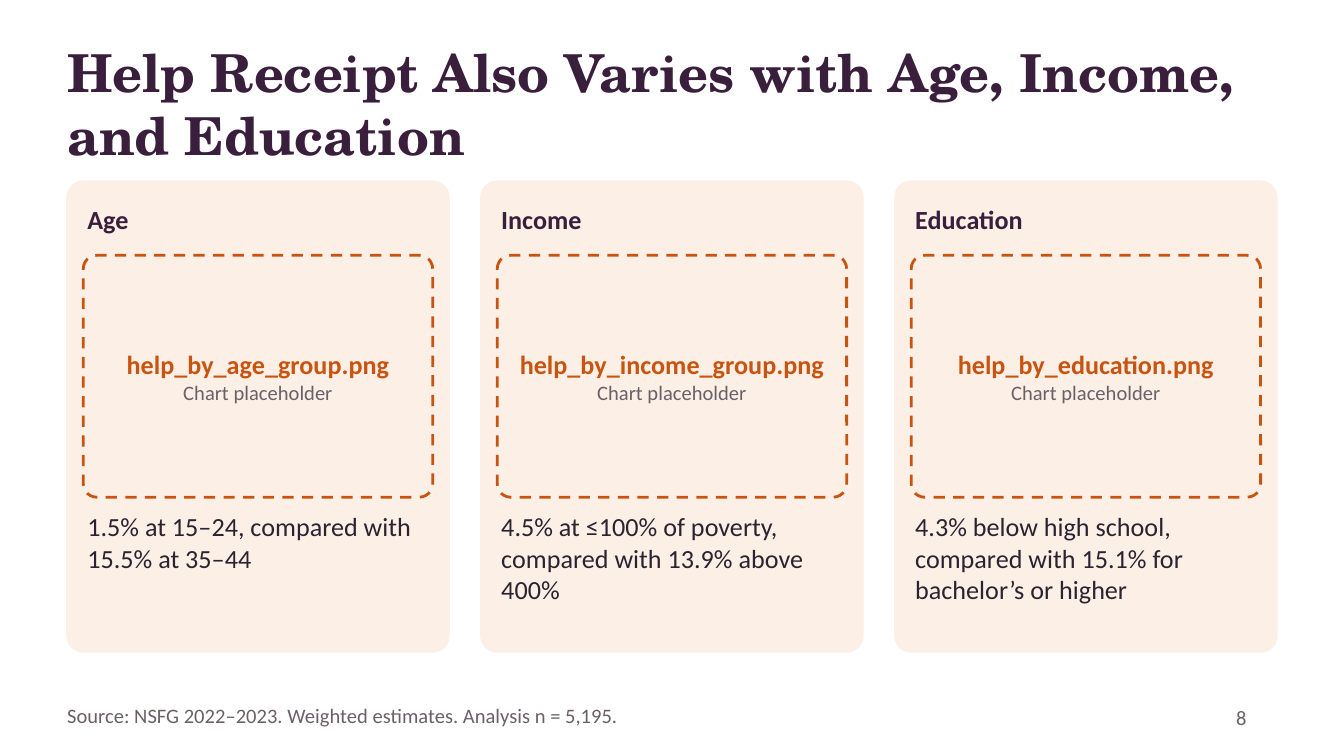
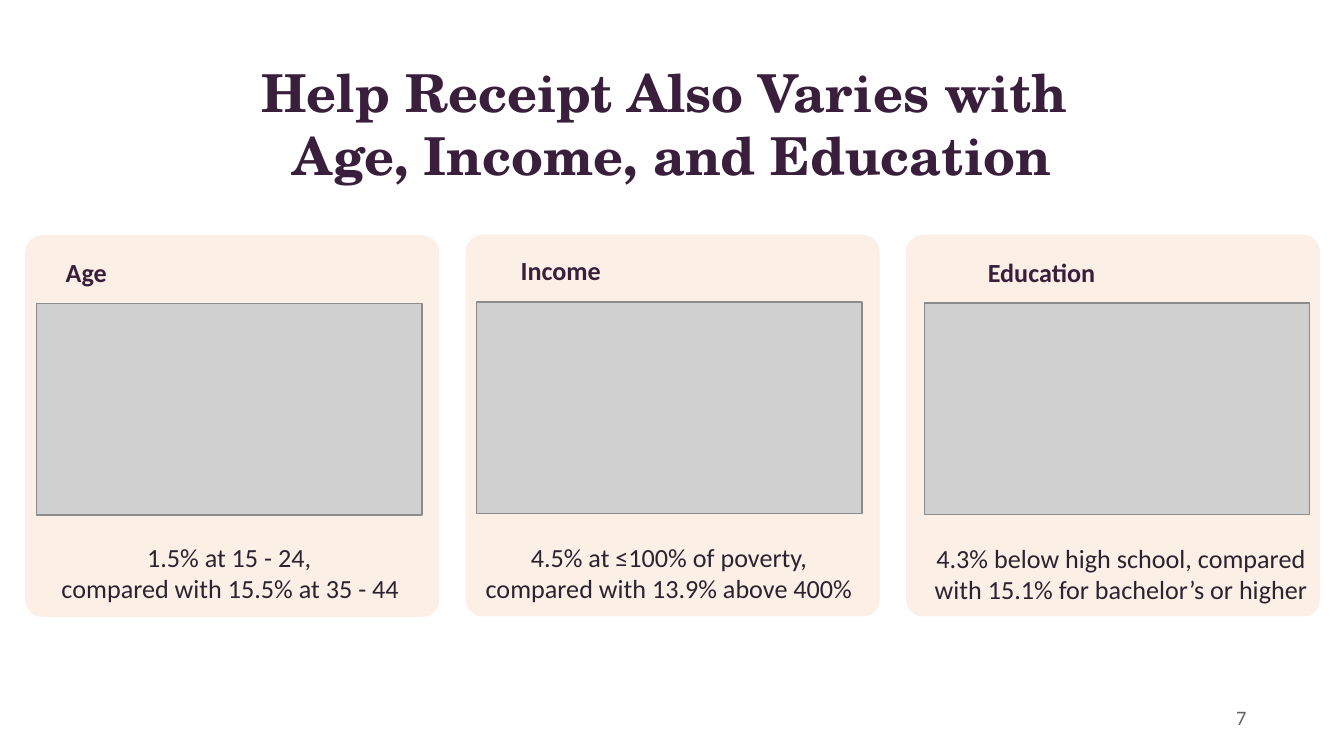
Before and after one commit to gracienl/reproductive-health-analysis, a slide deck: slide 7 of presentation/insurance fertility.pptx (slide 8 before the commit). Drawn at 1344x756 pixels with LibreOffice and Linux fonts; fonts in the diff are those of the drawing; grey boxes stand for pictures. Boxes give left, top, right and bottom in pixels: in the first picture for what was removed or moved away, otherwise in the second. Text is boxed around its words. In the diff, an @@ line names an element or a change of style, - is before the commit and + after.

```diff
--- a/presentation/insurance fertility.pptx
+++ b/presentation/insurance fertility.pptx
@@ title "Help Receipt Also Varies with ...": place and size @@
-title "Help Receipt Also Varies with ..." at box(67, 53, 1234, 156)
+title "Help Receipt Also Varies with ..." at box(261, 73, 1068, 186)
@@ rounded rectangle: place and size @@
-rounded rectangle at box(67, 181, 449, 652)
+rounded rectangle at box(26, 237, 438, 617)
@@ rounded rectangle: place and size @@
-rounded rectangle at box(481, 181, 863, 652)
+rounded rectangle at box(466, 235, 879, 616)
@@ rounded rectangle: place and size @@
-rounded rectangle at box(895, 181, 1277, 652)
+rounded rectangle at box(907, 235, 1320, 616)
@@ text "Age": place and size @@
-text "Age" at box(87, 212, 128, 234)
+text "Age" at box(66, 265, 107, 287)
@@ rounded rectangle removed at box(83, 255, 433, 497) @@
@@ rounded rectangle removed at box(497, 255, 847, 497) @@
@@ text "Income": place and size @@
-text "Income" at box(501, 212, 581, 229)
+text "Income" at box(521, 263, 601, 280)
@@ rounded rectangle removed at box(911, 255, 1261, 497) @@
@@ text "Education": place and size @@
-text "Education" at box(915, 210, 1022, 229)
+text "Education" at box(988, 263, 1095, 282)
@@ picture added at box(36, 304, 422, 515) @@
@@ picture added at box(476, 302, 862, 513) @@
@@ picture added at box(925, 302, 1310, 513) @@
@@ text removed at box(127, 355, 389, 404) @@
-help_by_age_group.png
-Chart placeholder
@@ text removed at box(520, 355, 824, 404) @@
-help_by_income_group.png
-Chart placeholder
@@ text removed at box(958, 355, 1214, 404) @@
-help_by_education.png
-Chart placeholder
@@ text at box(61, 549, 398, 603): text changed @@
-1.5% at 15–24, compared with 15.5% at 35–44
+1.5% at 15 - 24,
+compared with 15.5% at 35 - 44
@@ text "4.5% at ≤100% of poverty, ...": place and size @@
-text "4.5% at ≤100% of poverty, ..." at box(501, 518, 804, 599)
+text "4.5% at ≤100% of poverty, ..." at box(486, 549, 851, 603)
@@ alignment left to centre in 3 elements at box(261, 73, 1068, 186), box(486, 549, 851, 603), box(935, 550, 1307, 604) @@
@@ text "4.3% below high school, compared ...": place and size @@
-text "4.3% below high school, compared ..." at box(915, 518, 1183, 604)
+text "4.3% below high school, compared ..." at box(935, 550, 1307, 604)
@@ text removed at box(67, 709, 617, 727) @@
-Source: NSFG 2022–2023. Weighted estimates. Analysis n = 5,195.
@@ page number at box(1236, 712, 1246, 725): text changed @@
-8
+7
```
Also in this commit, not shown: 9 other slides changed, 1 slide removed, 3 other files.
